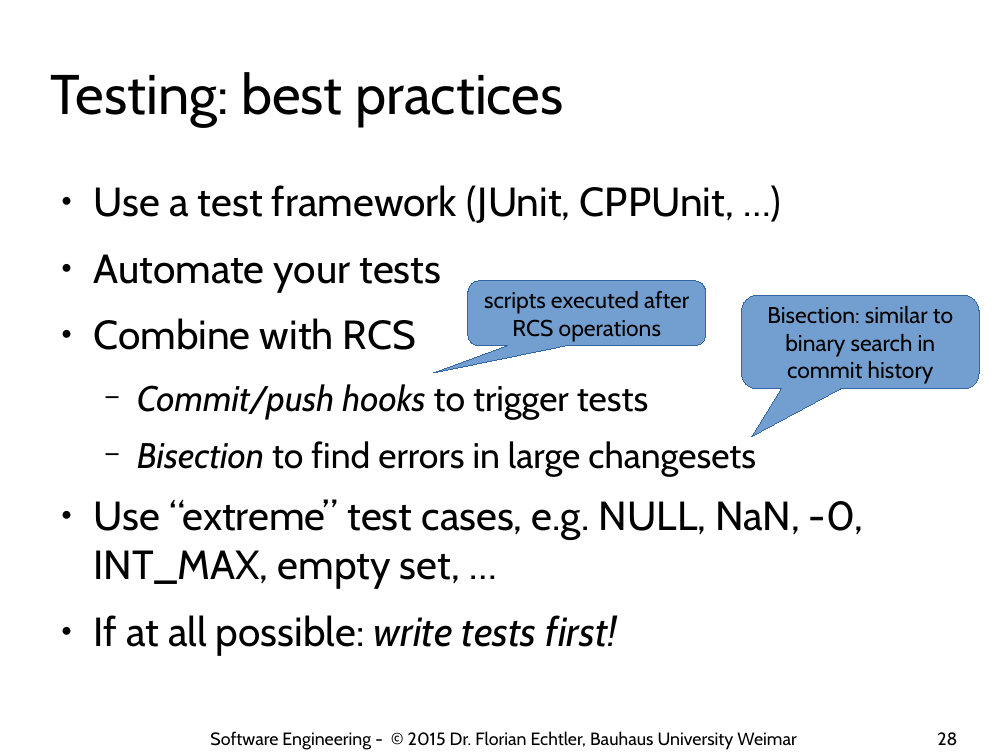
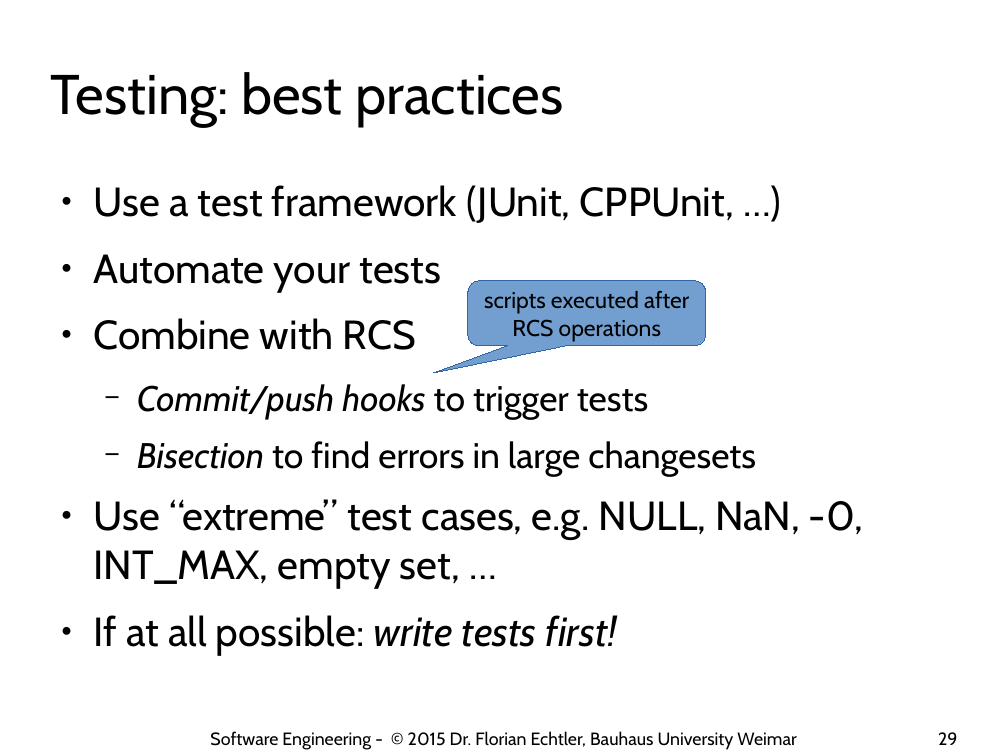
Before and after one commit to floe/software-engineering, a slide deck: slide 29 of 02-best-practices.odp (slide 28 before the commit). Drawn at 1008x756 pixels with LibreOffice and Linux fonts; fonts in the diff are those of the drawing; background and template pictures are left out. Boxes give left, top, right and bottom in pixels: in the first picture for what was removed or moved away, otherwise in the second. Text is boxed around its words. In the diff, an @@ line names an element or a change of style, - is before the commit and + after.

```diff
--- a/02-best-practices.odp
+++ b/02-best-practices.odp
@@ rounded speech box removed at (742,295,980,389) @@
-Bisection: similar to
-binary search in
-commit history
@@ page number at (938,732,957,745): text changed @@
-28
+29
```
Also in this commit, not shown: 4 other slides changed, 2 slides added.
